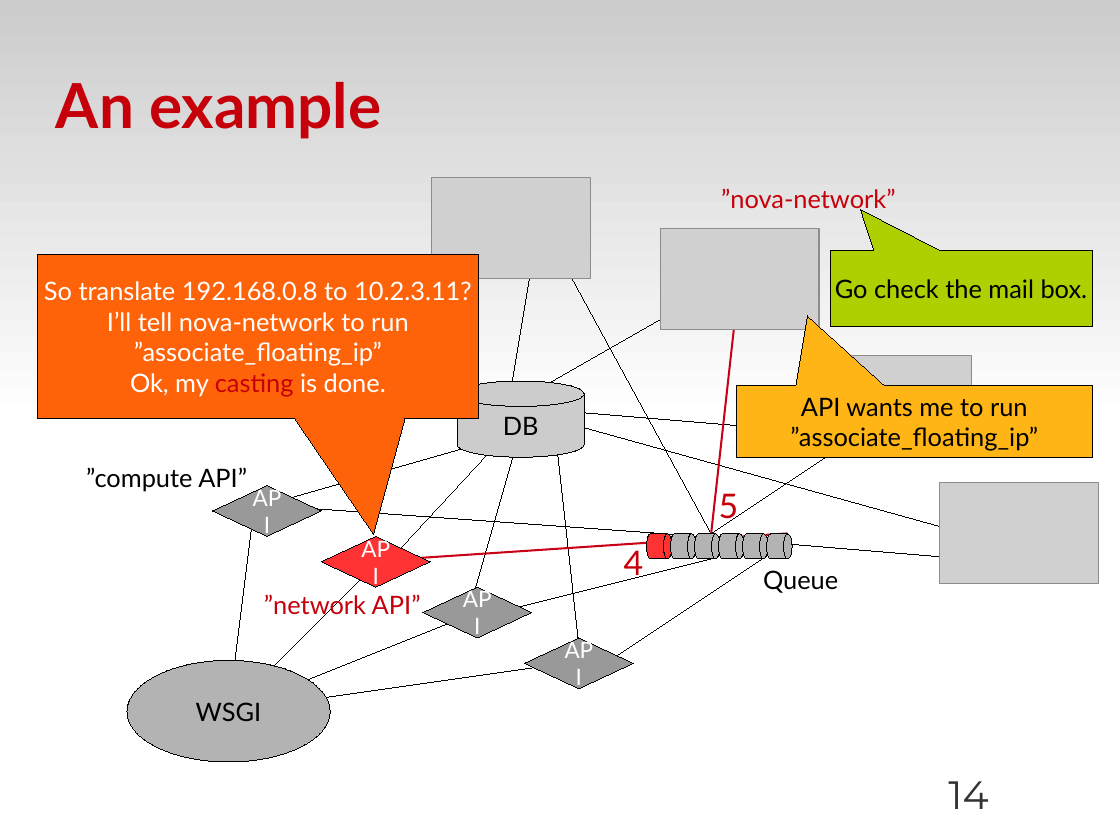
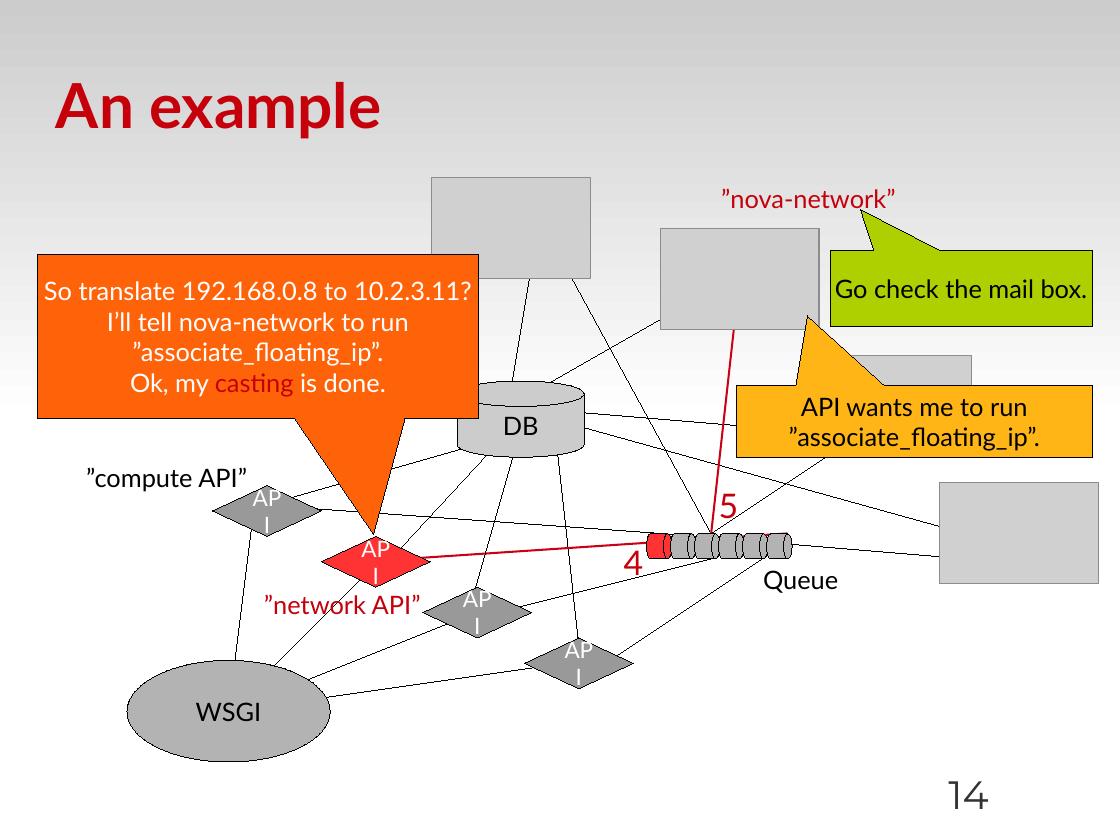
Before and after one commit to zyluo/talk-COSUG-2012, a slide deck: slide 14 of COSUG-2012-LZY.odp. Drawn at 1120x840 pixels with LibreOffice and Linux fonts; fonts in the diff are those of the drawing; grey boxes stand for pictures; background and template pictures are left out. Boxes give left, top, right and bottom in pixels: in the first picture for what was removed or moved away, otherwise in the second. Text is boxed around its words. In the diff, an @@ line names an element or a change of style, - is before the commit and + after.

Commit message:
fix typos

```diff
--- a/COSUG-2012-LZY.odp
+++ b/COSUG-2012-LZY.odp
@@ text in speech box at [132,341,383,366]: text changed @@
-”associate_floating_ip”
+”associate_floating_ip”.
@@ text in speech box at [789,426,1040,451]: text changed @@
-”associate_floating_ip”
+”associate_floating_ip”.
```
Also in this commit, not shown: 1 other slide changed.
